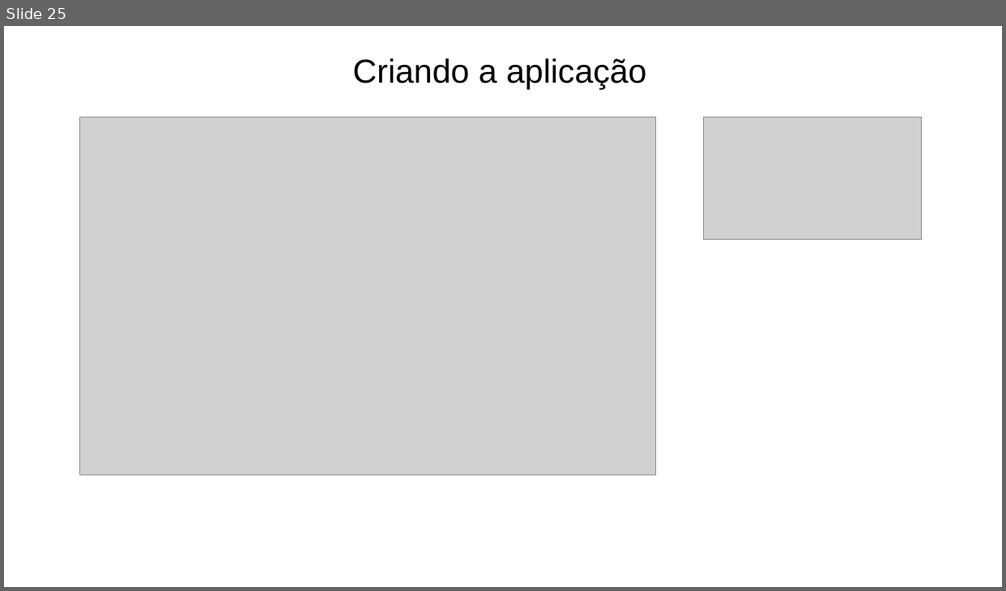
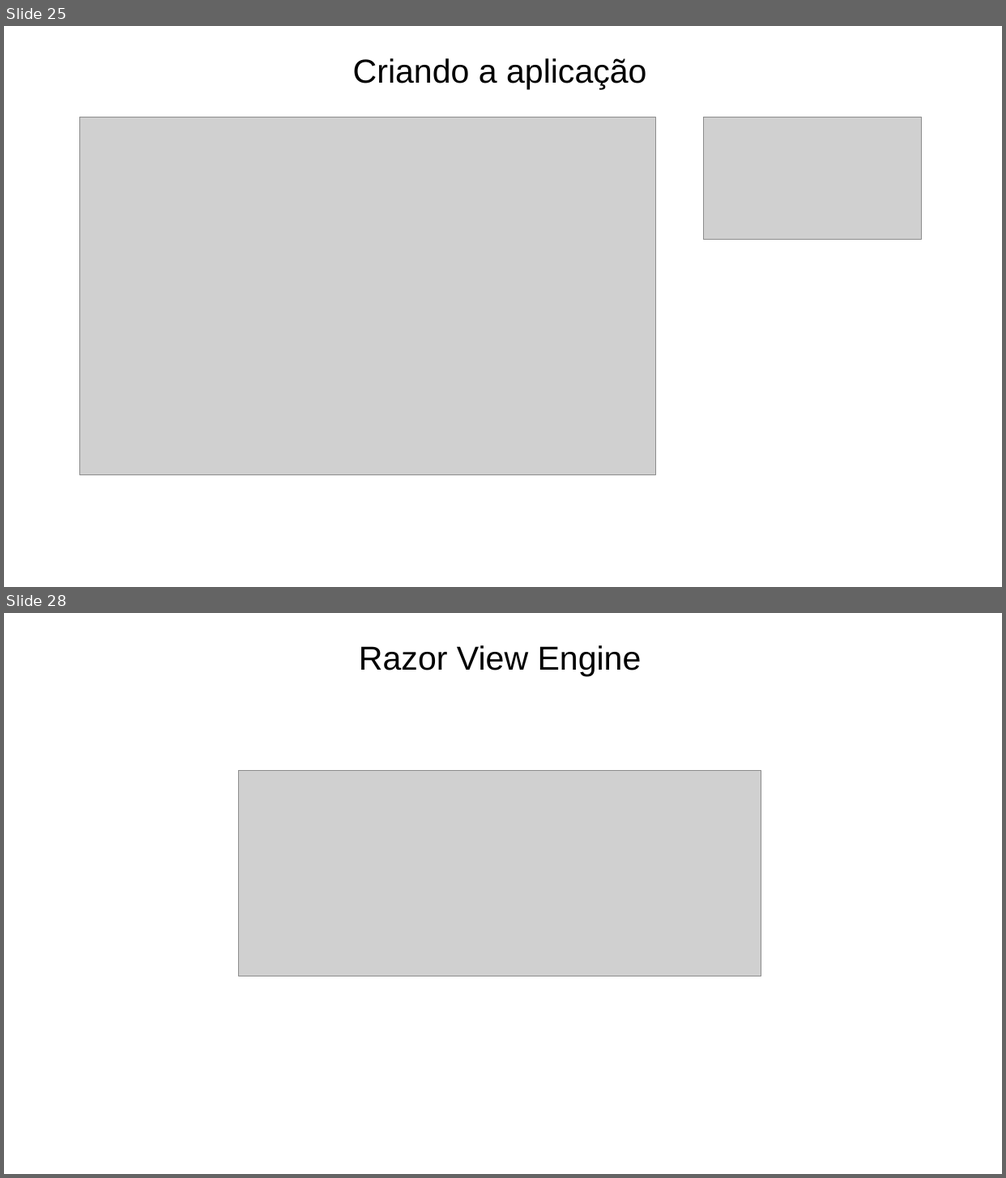
Before and after one commit to prodest/workshop-aspnet-core-mvc, a slide deck: workshop-aspnet-core-mvc.pptx. Shown one above the other, each under a label of ours: slide 25 before the commit, slides 25 and 28 after it; the slides between them are not shown. The pictures are 1006x591 and 1006x1178 pixels, drawn with LibreOffice and Linux fonts; fonts in the diff are those of the drawing; grey boxes stand for pictures; background and template pictures are left out. Boxes give left, top, right and bottom in pixels: in the first picture for what was removed or moved away, otherwise in the second. Text is boxed around its words. In the diff, an @@ line names an element or a change of style, - is before the commit and + after.

```diff
--- a/workshop-aspnet-core-mvc.pptx
+++ b/workshop-aspnet-core-mvc.pptx
@@ slide 28 added at [4,613,1002,1174], background #FFFFFF @@
@@ text added at [359,645,641,676], 32 pt, text #000000 @@
+Razor View Engine
@@ picture added at [239,771,761,976] @@
```
Also in this commit, not shown: 2 other slides added, 1 slide removed, 8 other files.
